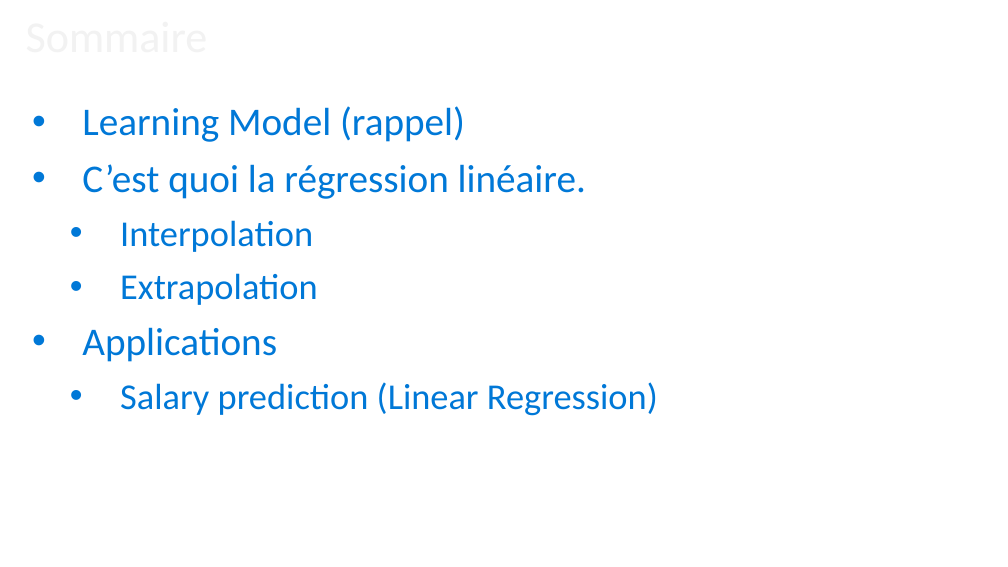
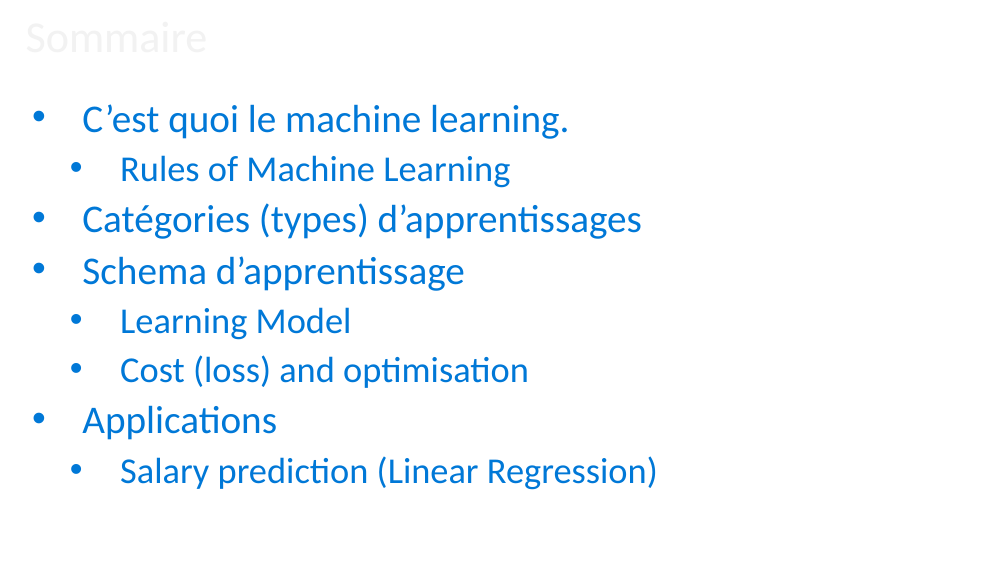
Before and after one commit to nathanbangwa243/Linear-Algebra2, a slide deck: slide 2 of Linear-Algebra2.pptx. Drawn at 1008x567 pixels with LibreOffice and Linux fonts; fonts in the diff are those of the drawing; background and template pictures are left out. Boxes give left, top, right and bottom in pixels: in the first picture for what was removed or moved away, otherwise in the second. Text is boxed around its words. In the diff, an @@ line names an element or a change of style, - is before the commit and + after.

Commit message:
machine learning explaination 2

```diff
--- a/Linear-Algebra2.pptx
+++ b/Linear-Algebra2.pptx
@@ text at (x1=82, y1=104, x2=642, y2=388): text changed @@
-• Learning Model (rappel)
-• C’est quoi la régression linéaire.
-  • Interpolation
-  • Extrapolation
+• C’est quoi le machine learning.
+  • Rules of Machine Learning
+• Catégories (types) d’apprentissages
+• Schema d’apprentissage
+  • Learning Model
+  • Cost (loss) and optimisation
@@ text at (x1=82, y1=405, x2=658, y2=490): line spacing 0.9 to 0.8 @@
```
Also in this commit, not shown: 2 other slides changed, 6 slides removed.
